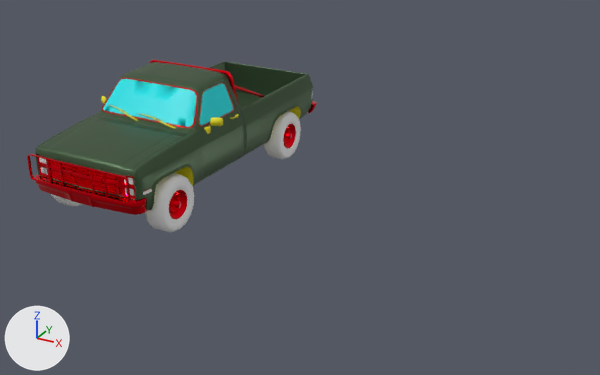
Two versions of the FBX model Assets/Gaia/Models/Cars/M1008/M1008.fbx, one commit apart.
One viewpoint serves both versions: a camera (50 mm lens) standing at (6.74, -8.74, 4.67) and looking at (1.93, 0.0, 0.3). Lighting does not change. The marker at lower left points along +X, +Y and +Z. Where no turn or scale is listed for an object, it has been applied to the vertices.

The first picture shows 'M1008'.
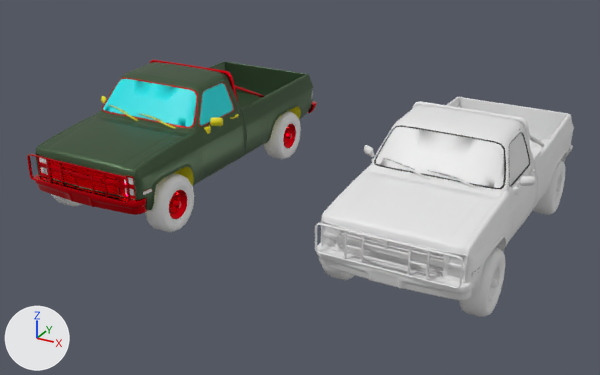
Where the newer file only moved an object's origin or applied its transform, the numbers keep the older frame.

Boxes (x1, y1, x2, y2) around the edits, measured in the pictures (600 x 375 px):
'M1008.001', added
    after: (315, 97, 574, 317)
    faces in mat_m1008_body_001 (its picture is missing): (321, 97, 574, 293)
    faces in mat_m1008_second_body (its picture is missing): (315, 101, 573, 301)
    faces in mat_m1008_windows_001 (its picture is missing): (376, 127, 529, 188)
    faces in mat_m1008_wheel (its picture is missing): (322, 161, 566, 317)
    faces in mat_m1008_metalic_body (black #000000): (374, 125, 530, 277)

The change in detail:
Material 'M1008_Metal' (mat_m1008_metal) is new.
Its base color is (0.157, 0.157, 0.157) (dark grey #6e6e6e).
Material 'M1008_Undercarriage' (mat_m1008_undercarriage) is new.
Its base color is (0.8, 0.8, 0.8) (white #e7e7e7).
Material 'M1008_Plastic.001' (mat_m1008_plastic_001) is new.
Its base color is (0.8, 0.8, 0.8) (white #e7e7e7).
Material 'M1008_Body.001' (mat_m1008_body_001) is new.
Its base color is (0.8, 0.8, 0.8) (white #e7e7e7).
Material 'M1008_Windows.001' (mat_m1008_windows_001) is new.
Its base color is (0.8, 0.8, 0.8) (white #e7e7e7).
Material 'M1008_Armor' (mat_m1008_armor) is new.
Its base color is (0.8, 0.8, 0.8) (white #e7e7e7).
Material 'M1008_Metalic_Body' (mat_m1008_metalic_body) is new.
Its base color is (0.0, 0.0, 0.0) (black #000000).
Material 'M1008_Second_body' (mat_m1008_second_body) is new.
Its base color is (0.8, 0.8, 0.8) (white #e7e7e7).
Mesh me_plane_127 is new.
It has 17418 vertices, 15803 faces and spans x -1.01..1.0, y -2.01..2.57, z -0.03..1.6.
It uses material mat_m1008_wheel (its picture is missing).
It uses material mat_m1008_lights (its picture is missing).
It uses material mat_m1008_body_001 (its picture is missing).
It uses material mat_m1008_metalic_body (black #000000).
It uses material mat_m1008_plastic_001 (its picture is missing).
It uses material mat_m1008_metal (dark grey #6e6e6e).
It uses material mat_m1008_windows_001 (its picture is missing).
It uses material mat_m1008_undercarriage (its picture is missing).
It uses material mat_m1008_second_body (its picture is missing).
It uses material mat_m1008_armor (its picture is missing).
Object 'M1008.001' (ob_m1008_001) is new; it shows me_plane_127.
Its location is (4.0, 0.0, 0.0).
